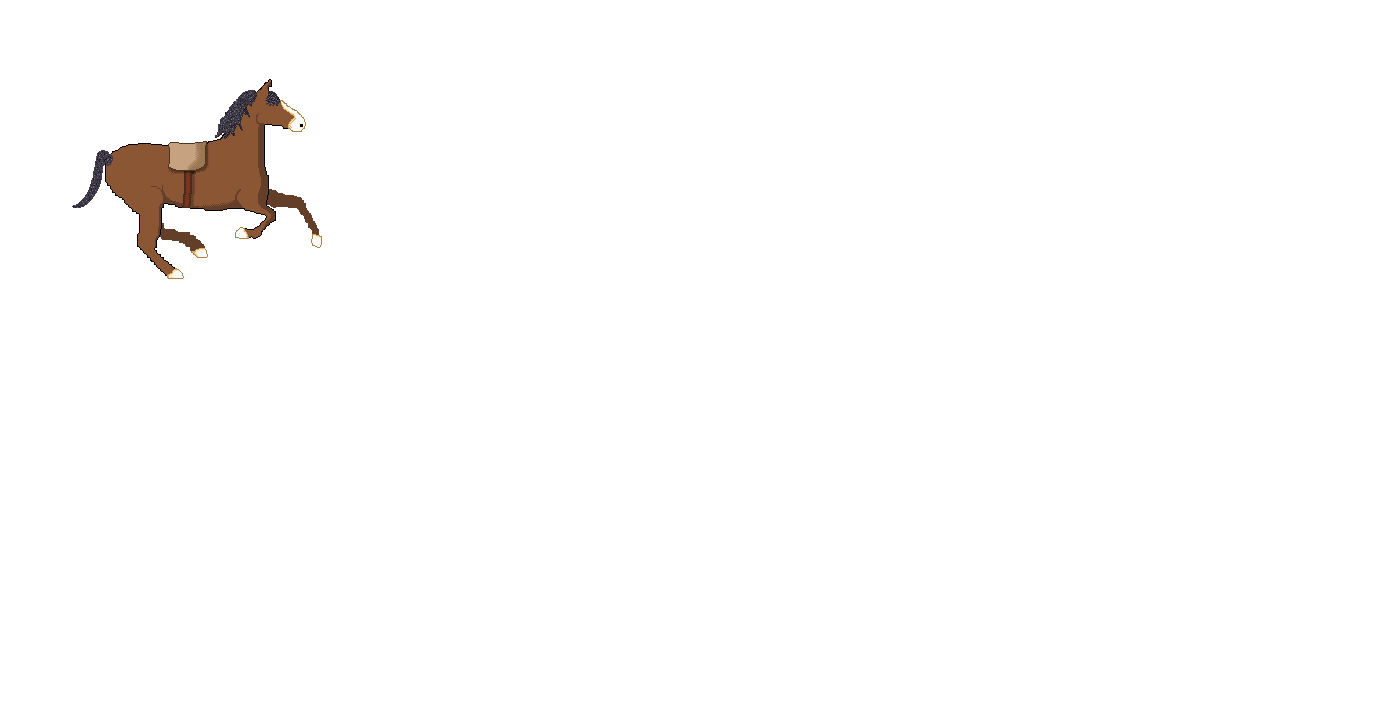
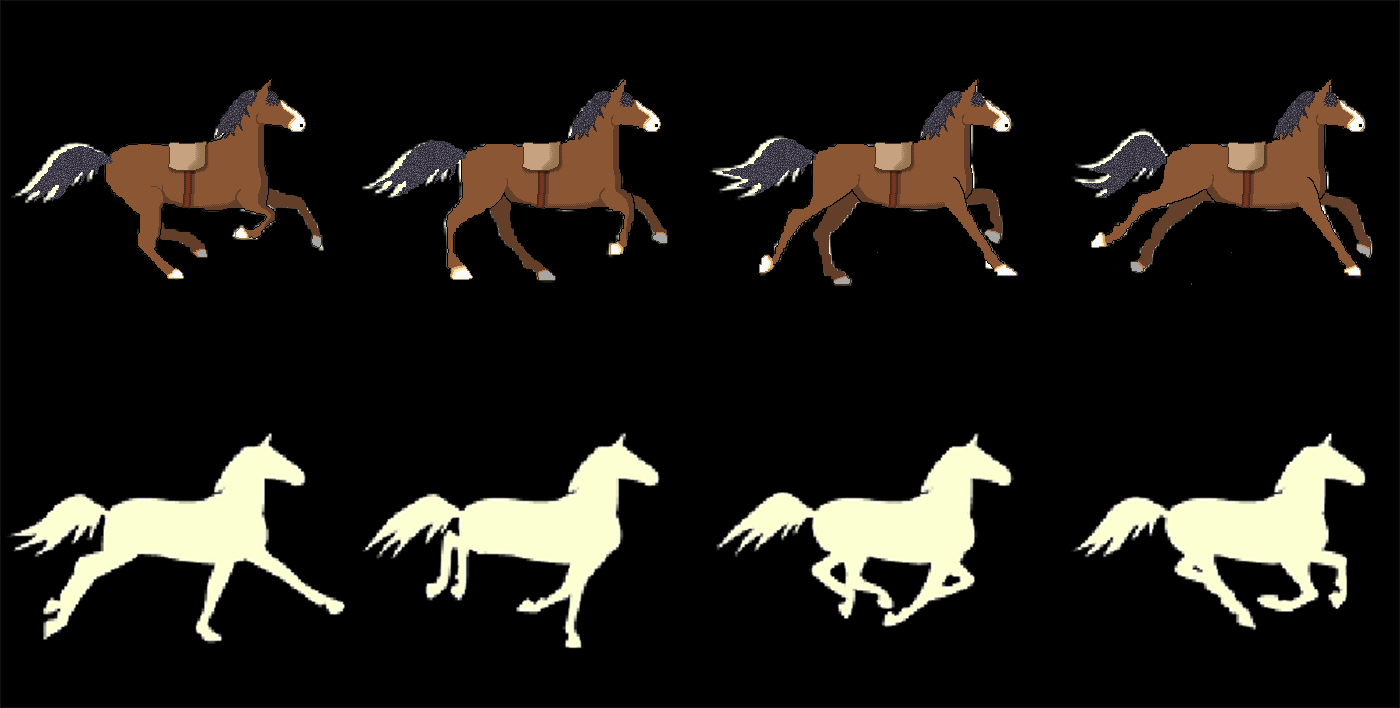
Layer changes from the first 1400x708 image to the second:
added group "Cavalo 05" with 1 layers above "Cavalo 04" over (x1=31, y1=433, x2=311, y2=639)
added group "Cavalo 04" with 12 layers above "Cavalo 03" over (x1=1082, y1=79, x2=1371, y2=285)
added layer "Rabo copy 3" in group "Cavalo 04" over (x1=1082, y1=135, x2=1166, y2=198)
added group "Patas" (1st of 4, in "Cavalo 04") with 4 layers in group "Cavalo 04" over (x1=1091, y1=232, x2=1371, y2=276)
added layer "Layer 2 copy" in group "Cavalo 04" over (x1=1207, y1=174, x2=1301, y2=210)
added layer "Horse03 copy" (99%) in group "Cavalo 04" over (x1=1091, y1=79, x2=1371, y2=285)
added group "Cavalo 03" with 12 layers above "Cavalo 02" over (x1=722, y1=79, x2=1017, y2=285)
added layer "Layer 2" in group "Cavalo 03" over (x1=853, y1=174, x2=947, y2=210)
added group "Patas" (2nd of 4, in "Cavalo 03") with 4 layers in group "Cavalo 03" over (x1=759, y1=229, x2=1017, y2=285)
moved "Pata01" (1st of 2, in "Cavalo 03" › "Patas") into group "Patas", painted on it over (x1=182, y1=242, x2=774, y2=273)
added layer "Horse03" in group "Cavalo 03" over (x1=759, y1=79, x2=1017, y2=285)
added layer "Rabo copy 2" in group "Cavalo 03" over (x1=722, y1=139, x2=816, y2=195)
added group "Cavalo 02" with 11 layers above "Cavalo 01" over (x1=374, y1=79, x2=668, y2=281)
added layer "Layer 1" in group "Cavalo 02" over (x1=505, y1=115, x2=634, y2=240)
added layer "Rabo copy" in group "Cavalo 02" over (x1=374, y1=141, x2=466, y2=195)
added group "Patas" (3rd of 4, in "Cavalo 02") with 4 layers in group "Cavalo 02" over (x1=450, y1=232, x2=668, y2=281)
added layer "Horse01" (1st of 2, in "Cavalo 02") in group "Cavalo 02" over (x1=446, y1=79, x2=668, y2=281)
painted on "Rabo" over (x1=27, y1=146, x2=113, y2=202)
moved "Sombras" above "Crina", painted on it over (x1=72, y1=79, x2=319, y2=276)
showed "Layer 0", painted on it over (x1=0, y1=0, x2=1400, y2=708)
…and 25 more changes (23 added, 2 painted)
